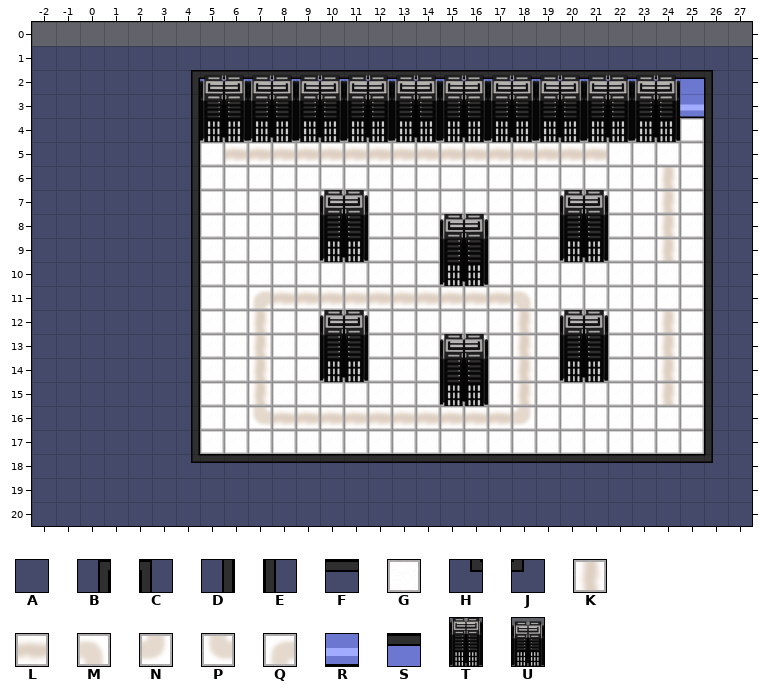
Level history. Tiled map (JSON): src/assets/tilemaps/level_3.tilemap.json. The picture above is the old version.
Cells are 32x32 px. Shown: x -2..27, y 0..20. The old version is drawn lined up with the new one.
Key: from "assest": A 57 "3", B 60 "fgf", C 61 "fgf1", D 62 "g3ggs1", E 63 "g3ggs2", F 64 "g3ggs3", G 66 "g4", H 67 "g31", J 68 "g32", K 73 "mud10", L 74 "mud11", M 75 "mud12", N 76 "mud13", P 77 "mud14", Q 78 "mud15", R 81 "wall", S 82 "wall2", T 99 "server_fixed", U 101 "server_wall_fixed".
_ is an empty cell, # one hidden under a higher layer.
Layers that did not change in this view are not listed.
Layer "base_tiles" before, first column x -2:
 0 ______________________________
 1 AAAAAAAAAAAAAAAAAAAAAAAAAAAAAA
 2 AAAAAA#######################A
 3 AAAAAA#######################A
 4 AAAAAA#GGGGGGGGGGGGGGGGGGGGG#A
 5 AAAAAA#GLLLLLLLLLLLLLLLLGGGG#A
 6 AAAAAA#GGGGGGGGGGGGGGGGGGGKG#A
 7 AAAAAA#GGGGGGGGGGGGGGGGGGGKG#A
 8 AAAAAA#GGGGGGGGGGGGGGGGGGGKG#A
 9 AAAAAA#GGGGGGGGGGGGGGGGGGGKG#A
10 AAAAAA#GGGGGGGGGGGGGGGGGGGGG#A
11 AAAAAA#GGQLLLLLLLLLLMGGGGGGG#A
12 AAAAAA#GGKGGGGGGGGGGKGGGGGKG#A
13 AAAAAA#GGKGGGGGGGGGGKGGGGGKG#A
14 AAAAAA#GGKGGGGGGGGGGKGGGGGKG#A
15 AAAAAA#GGKGGGGGGGGGGKGGGGGKG#A
16 AAAAAA#GGPLLLLLLLLLLNGGGGGGG#A
17 AAAAAA#GGGGGGGGGGGGGGGGGGGGG#A
18 AAAAAA#######################A
19 AAAAAAAAAAAAAAAAAAAAAAAAAAAAAA
20 AAAAAAAAAAAAAAAAAAAAAAAAAAAAAA
Layer "collision_tiles" before, first column x -2:
 0 ______________________________
 1 ______________________________
 2 ______BSSSSSSSSSSSSSSSSSSSSSC_
 3 ______DRRRRRRRRRRRRRRRRRRRRRE_
 4 ______DU_U_U_U_U_U_U_U_U_U__E_
 5 ______D_____________________E_
 6 ______D_____________________E_
 7 ______D_____________________E_
 8 ______D_____________________E_
 9 ______D_____T_________T_____E_
10 ______D__________T__________E_
11 ______D_____________________E_
12 ______D_____________________E_
13 ______D_____________________E_
14 ______D_____T_________T_____E_
15 ______D__________T__________E_
16 ______D_____________________E_
17 ______D_____________________E_
18 ______HFFFFFFFFFFFFFFFFFFFFFJ_
19 ______________________________
20 ______________________________
Now the later version:
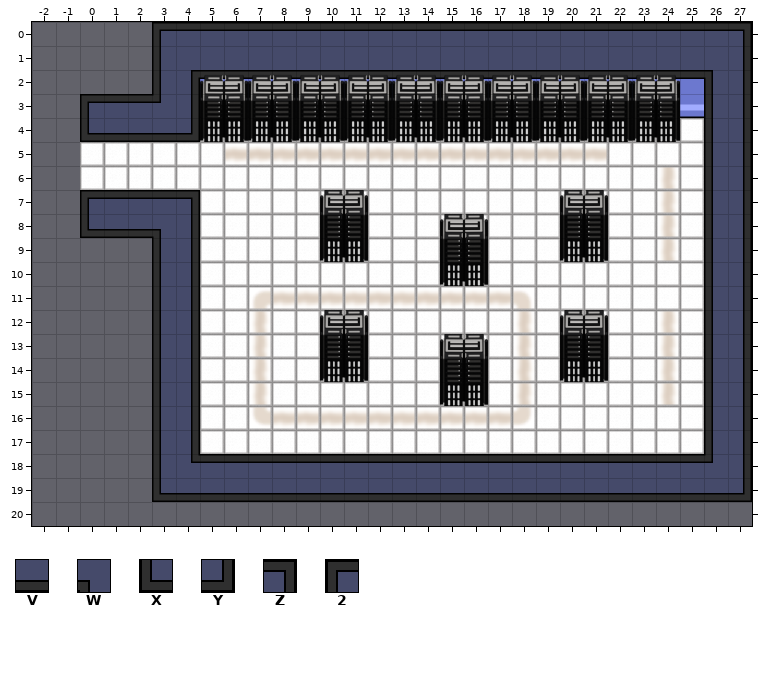
Further tiles: from "assest": V 65 "g3ggs4", W 70 "g34", X 102 "z1", Y 103 "z2", Z 104 "z3", 2 105 "z4".
What changed:
Changed rows in their new state; . is an unchanged cell.
map size 30x20 -> 28x20 cells (old content now starts at -2,1; both pictures use the new coordinates)
Layer "base_tiles":
first column x -2:
 1 ______......................._
 2 ______........................
 3 ______........................
 4 ______........................
 5 __GGGGG.......................
 6 __GGGGG.......................
 7 ______........................
 8 ______........................
 9 ______........................
10 ______........................
11 ______........................
12 ______........................
13 ______........................
14 ______........................
15 ______........................
16 ______........................
17 ______........................
18 ______......................._
19 ______________________________
20 ______________________________
Layer "collision_tiles":
first column x 0:
 0 ...2FFFFFFFFFFFFFFFFFFFFFFFZ
 1 ...E.......................D
 2 ...E.......................D
 3 2FFJ.......................D
 4 XVVVY......................D
 5 ...._......................D
 6 ...._......................D
 7 2FFFZ......................D
 8 XVVW.......................D
 9 ...E.......................D
10 ...E.......................D
11 ...E.......................D
12 ...E.......................D
13 ...E.......................D
14 ...E.......................D
15 ...E.......................D
16 ...E.......................D
17 ...E.......................D
18 ...E.......................D
19 ...XVVVVVVVVVVVVVVVVVVVVVVVY
